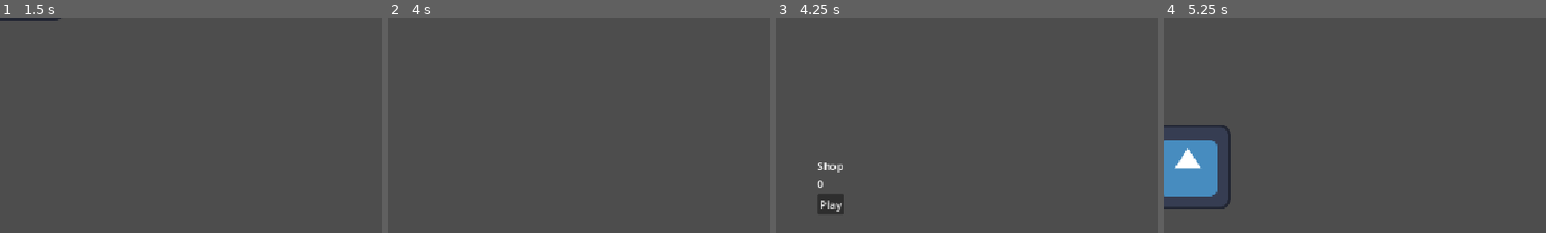
Above: before the commit, frames 1-4 (left to right).
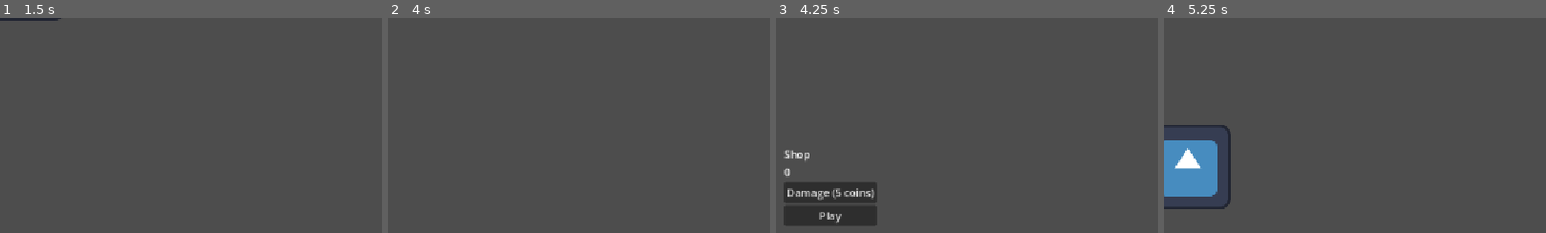
Above: after the commit, the same moments.

Repository: NxtCreator/little-archery
Game: Godot game, scene res://scenes/main.tscn
Two runs of this game, one before a commit and one after it. Both use one fixed random seed, a clock stepped at 60 frames per second and the inputs below. The engine's default icon, where the game draws it, is replaced by a stand-in: a white triangle on a blue panel in a dark square.
Inputs (mouse positions are % of the whole screen's width and height, from its top left):
- Up to frame 1 (1.5 s): tap Enter at 0.5 s; move the mouse to (45, 70) at 0.52 s; hold W (move_up) from 0.53 s (still down); tap Alt at 0.6 s; click (45, 70) at 0.67 s; move the mouse to (80, 65) at 1.27 s; tap Shift at 1.35 s
- Up to frame 2 (4 s): tap Space at 2, 3.5 s; move the mouse to (20, 35) at 2.02 s; release W (move_up) at 2.03 s; hold A (move_left) 2.03-3.53 s; tap Alt at 2.1, 3.6 s; tap Enter at 2.75 s; move the mouse to (55, 50) at 2.77 s; tap Shift at 2.85 s; click (55, 50) at 2.92 s; move the mouse to (35, 25) at 3.52 s; hold S (move_down) from 3.53 s (still down)
- Up to frame 3 (4.25 s): keep holding S (move_down)
- Up to frame 4 (5.25 s): release S (move_down) at 4.25 s; click (50, 51) at 4.25 s, where only the run after the commit has a clickable "Damage (5 coins)"; click "Play" at 5 s
The pictures show only the part of the screen within x 43-93%, y 11-61%; the shares and areas given below are measured in that part.

Frames 1-2 are identical in both runs. In frame 3, 4.3% of the frame differs, in the area x 2-27%, y 61-97%; in frame 4, nothing differs.

Commit message:
Add damage upgrade purchase in shop that spends coins and raises damage level

Diff:
--- a/game_data.gd
+++ b/game_data.gd
@@ -1,3 +1,4 @@
 extends Node
 
 var coins = 0
+var damage_level = 0
--- a/scenes/shop.gd
+++ b/scenes/shop.gd
@@ -1,5 +1,14 @@
 extends Control
+var damage_price = 5
 
 
 func _on_play_button_pressed() -> void:
 	get_tree().change_scene_to_file("res://scenes/main.tscn")
+
+
+func _on_damage_button_pressed() -> void:
+	if GameData.coins < 5:
+		return
+	GameData.coins -= 5
+	GameData.damage_level += 1
+	print(GameData.damage_level)
--- a/scenes/shop.tscn
+++ b/scenes/shop.tscn
@@ -34,8 +34,13 @@
 layout_mode = 2
 script = ExtResource("1_lx5au")
 
+[node name="DamageButton" type="Button" parent="VBoxContainer" unique_id=836110526]
+layout_mode = 2
+text = "Damage (5 coins)"
+
 [node name="PlayButton" type="Button" parent="VBoxContainer" unique_id=1574995387]
 layout_mode = 2
 text = "Play"
 
+[connection signal="pressed" from="VBoxContainer/DamageButton" to="." method="_on_damage_button_pressed"]
 [connection signal="pressed" from="VBoxContainer/PlayButton" to="." method="_on_play_button_pressed"]
